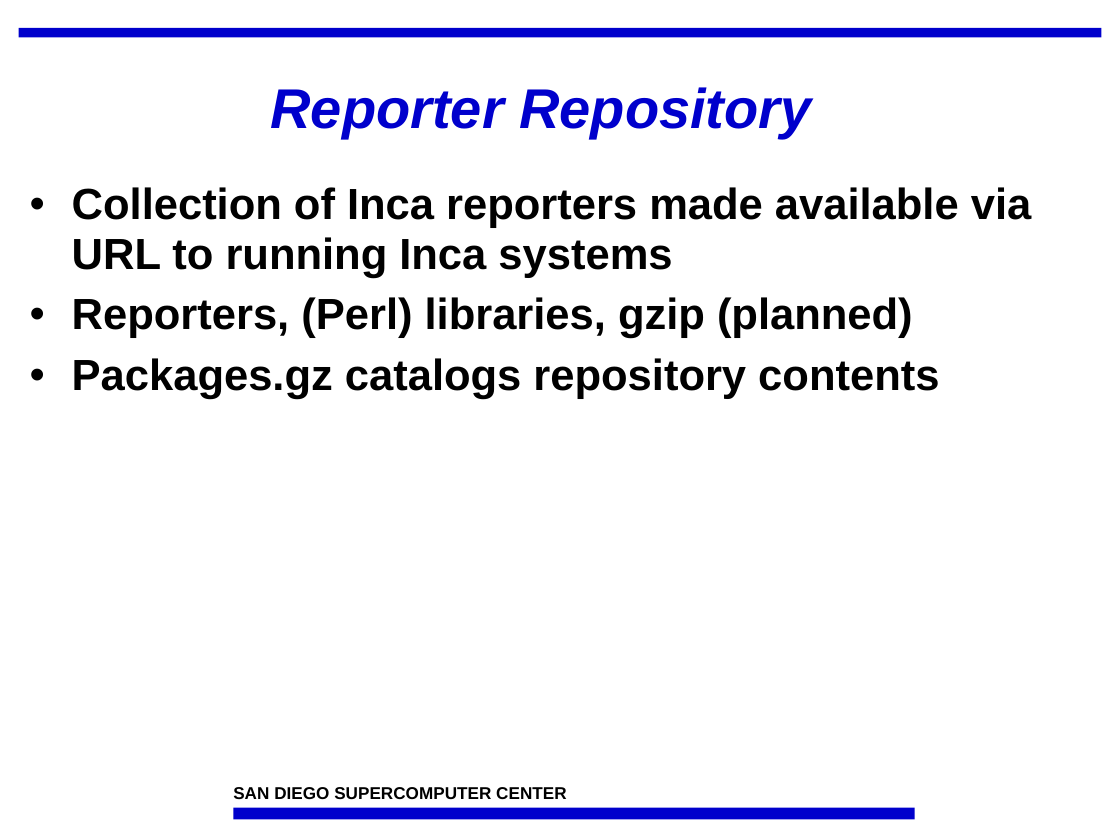
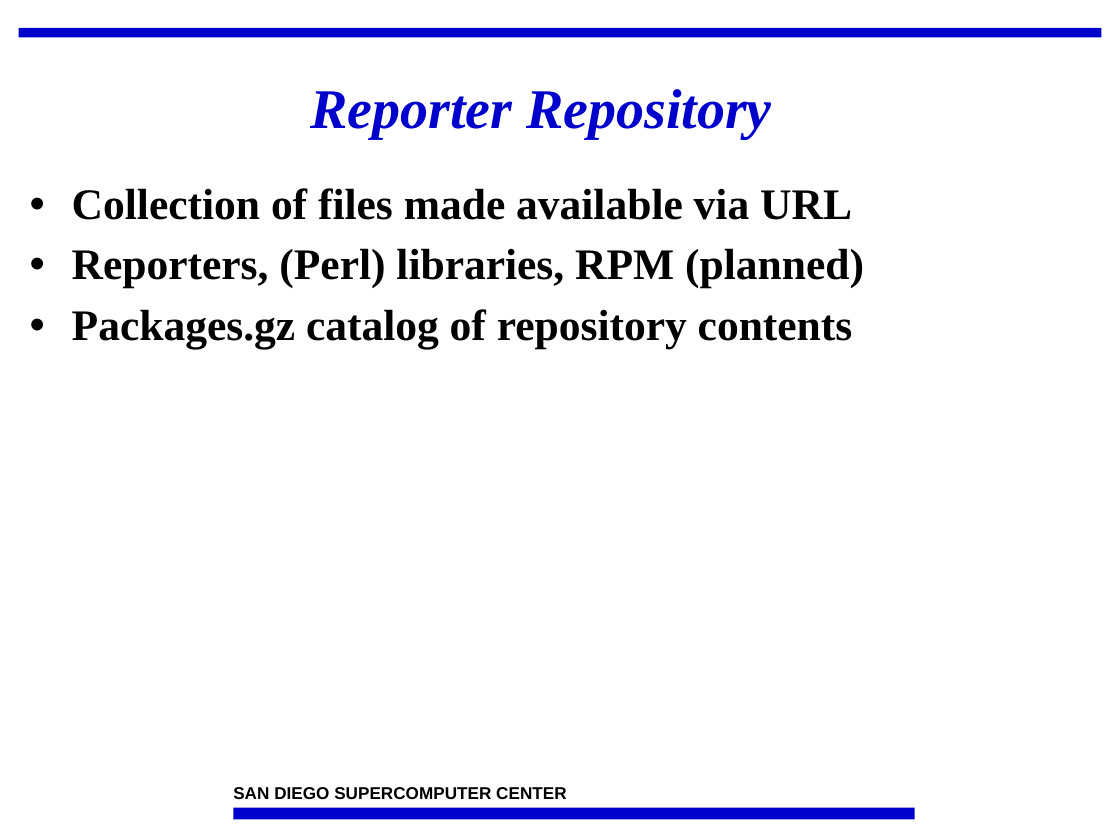
Before and after one commit to IncaProject/inca-xsede, a slide deck: slide 26 of talks/incaReporters.ppt (slide 21 before the commit). Drawn at 1120x840 pixels with LibreOffice and Linux fonts; fonts in the diff are those of the drawing; background and template pictures are left out. Boxes give left, top, right and bottom in pixels: in the first picture for what was removed or moved away, otherwise in the second. Text is boxed around its words. In the diff, an @@ line names an element or a change of style, - is before the commit and + after.

```diff
--- a/talks/incaReporters.ppt
+++ b/talks/incaReporters.ppt
@@ title "Reporter Repository" at (310,89,772,139): font Arial to Times New Roman @@
@@ text at (72,188,864,349): text changed; font Arial to Times New Roman @@
-• Collection of Inca reporters made available via URL to running Inca systems
-• Reporters, (Perl) libraries, gzip (planned)
-• Packages.gz catalogs repository contents
+• Collection of files made available via URL
+• Reporters, (Perl) libraries, RPM (planned)
+• Packages.gz catalog of repository contents
```
Also in this commit, not shown: 22 other slides changed, 5 slides added.
